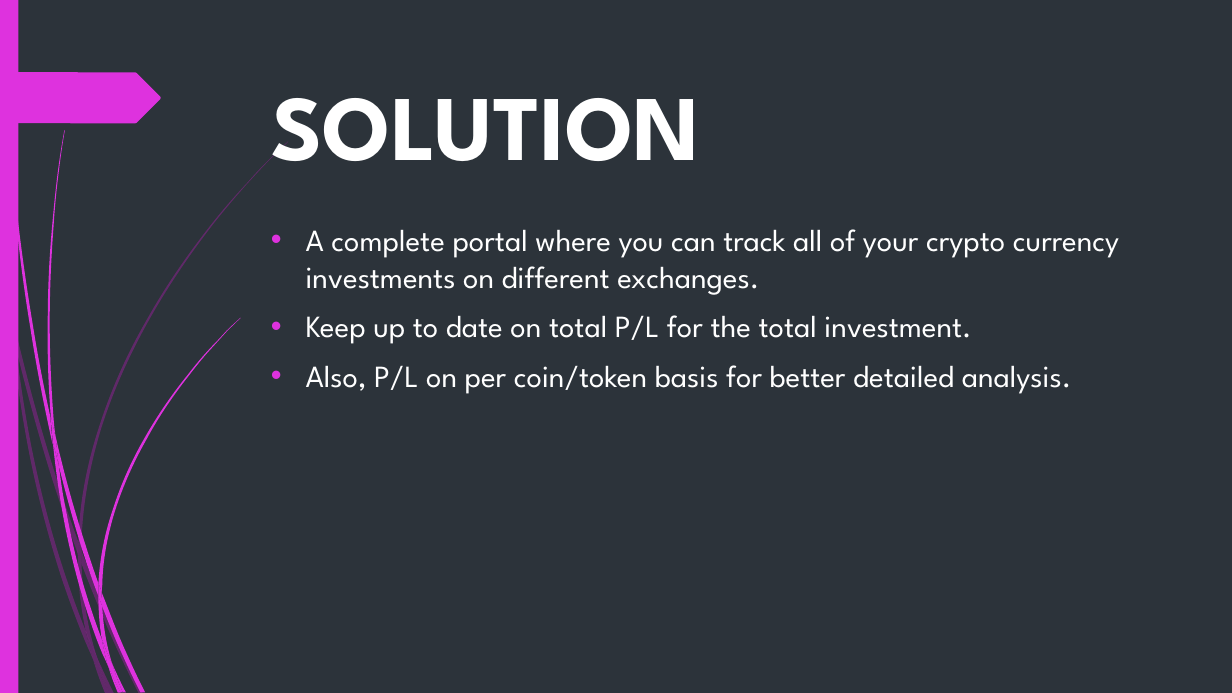
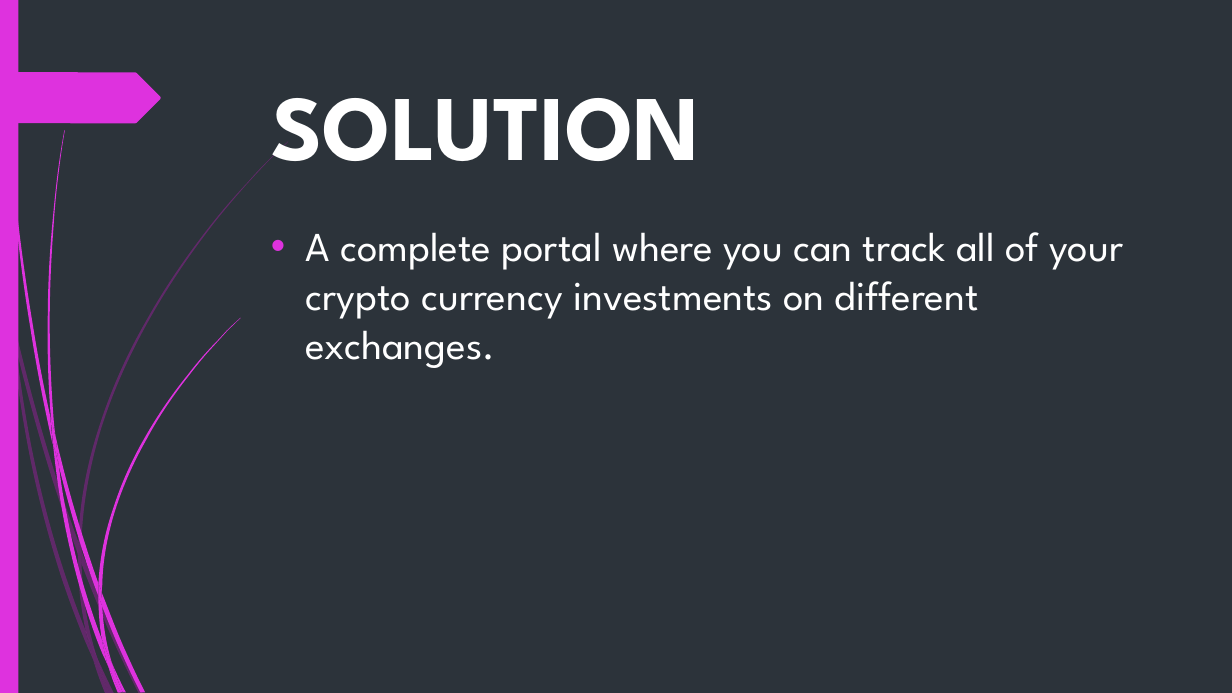
Before and after one commit to ur817/SPM, a slide deck: slide 7 of Presentations/Pitch.pptx (slide 3 before the commit). Drawn at 1232x693 pixels with LibreOffice and Linux fonts; fonts in the diff are those of the drawing. Boxes give left, top, right and bottom in pixels: in the first picture for what was removed or moved away, otherwise in the second. Text is boxed around its words. In the diff, an @@ line names an element or a change of style, - is before the commit and + after.

```diff
--- a/Presentations/Pitch.pptx
+++ b/Presentations/Pitch.pptx
@@ text "A complete portal where you ..." at (x1=306, y1=232, x2=1123, y2=368): size 24 to 32 pt @@
@@ text at (x1=306, y1=315, x2=1072, y2=394): paragraphs removed @@
-• Keep up to date on total P/L for the total investment.
-• Also, P/L on per coin/token basis for better detailed analysis.
```
Also in this commit, not shown: 1 other slide changed, 7 slides added, 4 slides removed.
